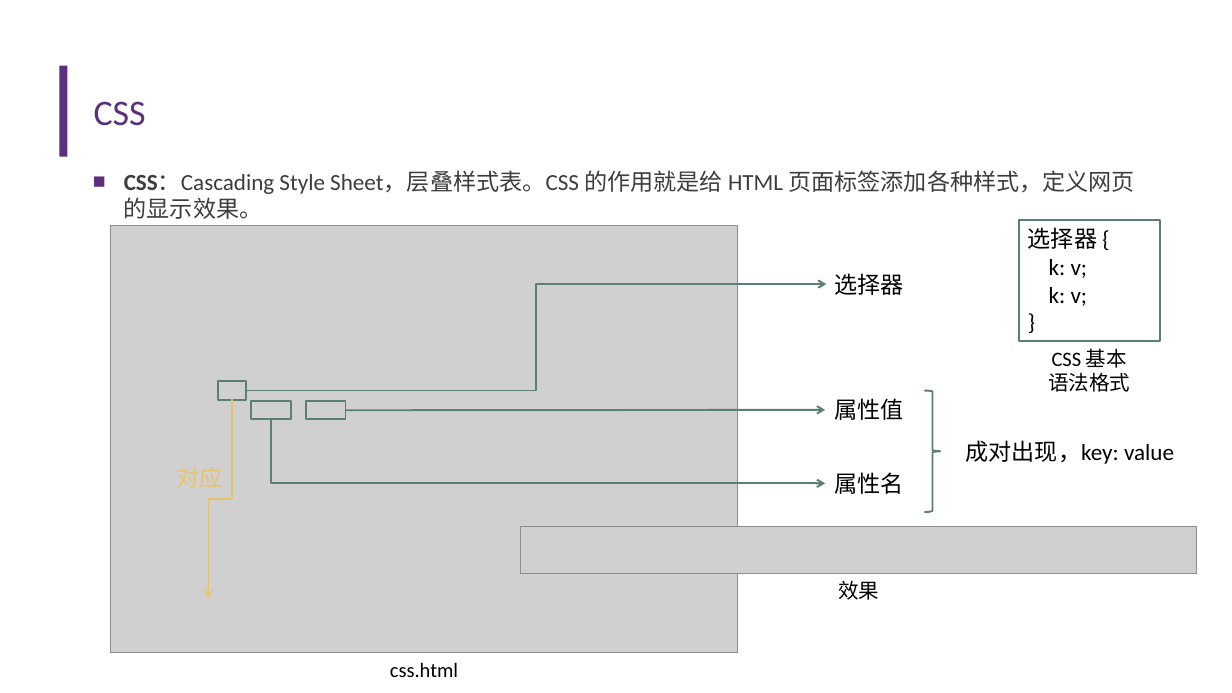
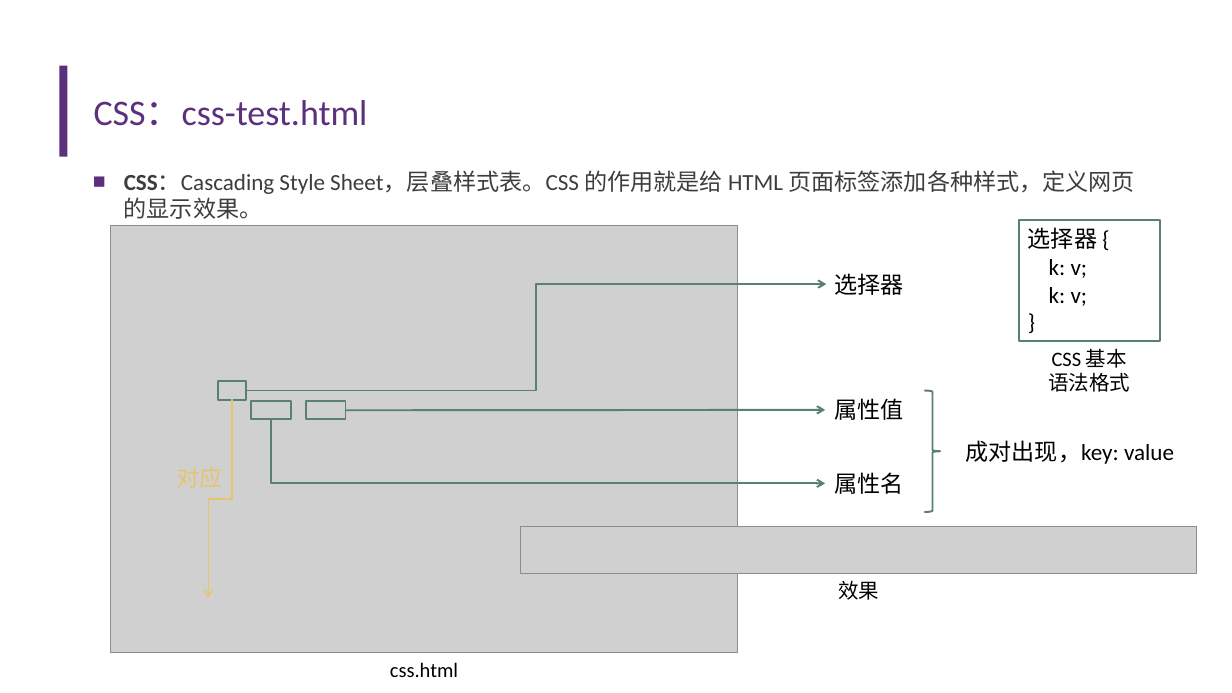
Before and after one commit to Aiemu/fe-intro, a slide deck: slide 16 of 前端.pptx (slide 15 before the commit). Drawn at 1232x693 pixels with LibreOffice and Linux fonts; fonts in the diff are those of the drawing; grey boxes stand for pictures; background and template pictures are left out. Boxes give left, top, right and bottom in pixels: in the first picture for what was removed or moved away, otherwise in the second. Text is boxed around its words. In the diff, an @@ line names an element or a change of style, - is before the commit and + after.

```diff
--- a/前端.pptx
+++ b/前端.pptx
@@ title at (94, 100, 368, 126): text changed @@
-CSS
+CSS：css-test.html
```
Also in this commit, not shown: 10 other slides changed, 1 slide added, 9 other files.
